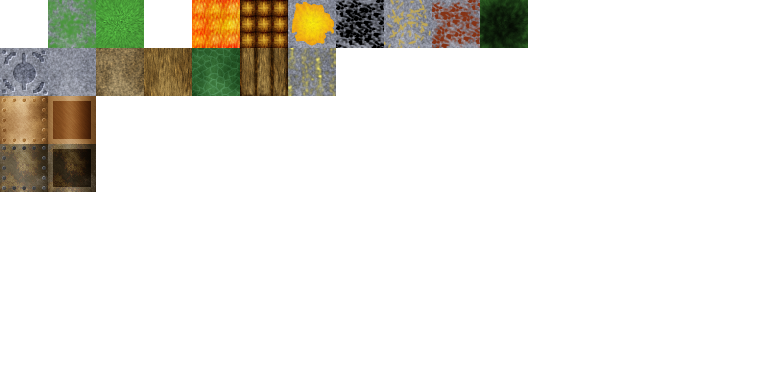
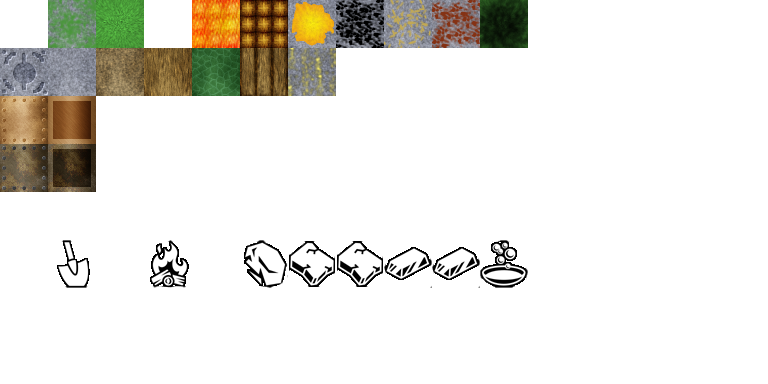
Layer changes from the first 768px x 384px image to the second:
added layer "90 - item_amberfell" above "89 - item_copper_ingot" over [480, 240, 528, 288]
added layer "89 - item_copper_ingot" above "88 - item_iron_ingot" over [432, 247, 480, 288]
added layer "88 - item_iron_ingot" above "87 - item_copper_ore" over [384, 247, 432, 288]
added layer "87 - item_copper_ore" above "86 - item_iron_ore" over [337, 241, 383, 287]
added layer "86 - item_iron_ore" above "85 - item_coal" over [289, 241, 335, 287]
added layer "85 - item_coal" above "83 - item_firewood" over [244, 240, 288, 288]
added layer "83 - item_firewood" above "81 - action dig" over [150, 240, 189, 288]
added layer "81 - action dig" above "Pasted Layer#1" over [57, 240, 90, 288]
